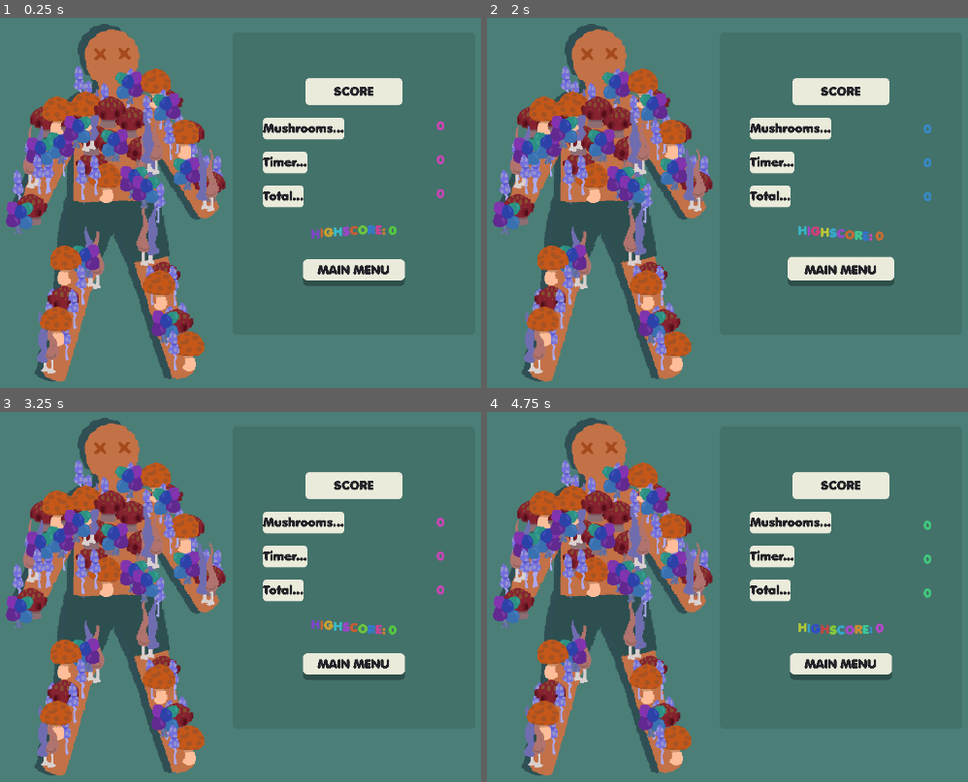
Above: before the commit, frames 1-4 (two rows, left to right).
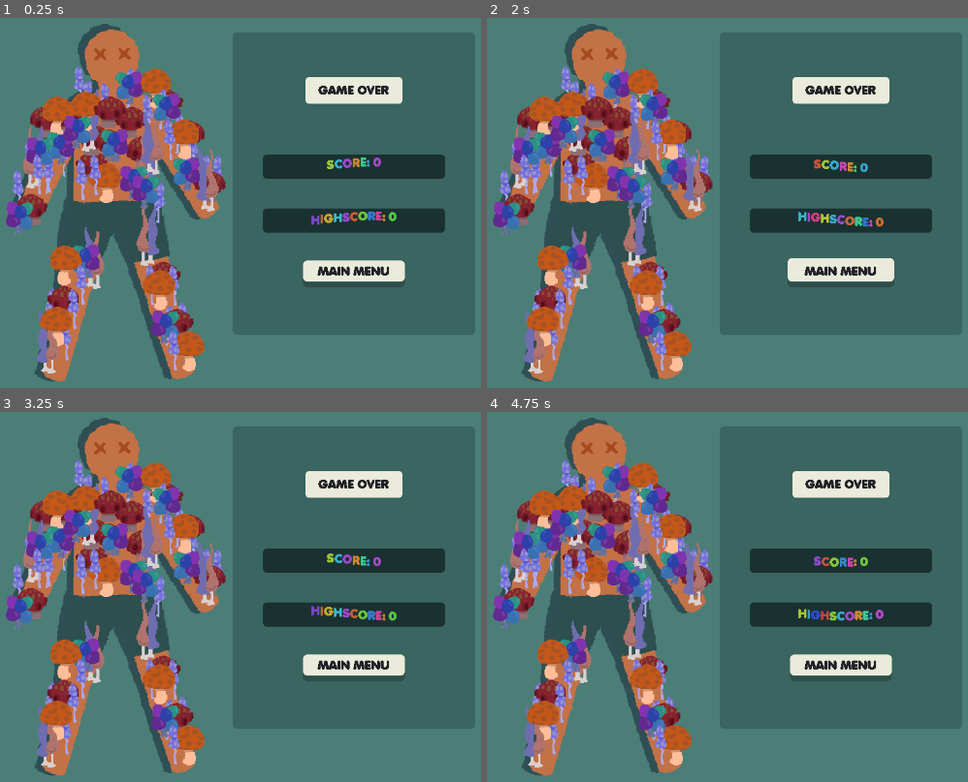
Above: after the commit, the same moments.

Repository: IsaacCerejo/wild-jam-87
Game: Godot game, scene res://scenes/lose_screen/lose_screen.tscn
Two runs of this game, one before a commit and one after it. Both use one fixed random seed, a clock stepped at 60 frames per second and the inputs below. This scene is started directly instead of the project's main scene. The engine's default icon, where the game draws it, is replaced by a stand-in: a white triangle on a blue panel in a dark square. Sound files missing from this copy of the repository are replaced by a short silence.
Inputs (mouse positions are in pixels of both pictures, inside the frame that each line leads up to):
- Up to frame 1 (0.25 s): no input
- Up to frame 2 (2 s): move the mouse to (outside the picture) at 0.52 s; click (outside the picture) at 0.67 s; click "MAIN MENU" at 1.25 s
- Up to frame 3 (3.25 s): drag from (197, 600) to (317, 663) at 2.02 s; move the mouse to (432, 482) at 2.77 s; click (432, 482) at 2.92 s
- Up to frame 4 (4.75 s): drag from (804, 663) to (607, 511) at 3.52 s; move the mouse to (outside the picture) at 4.27 s; click (outside the picture) at 4.42 s

The runs differ from the first frame. In frame 1, 7.5% of the frame differs, in the area x 54-93%, y 15-73%; in frame 2, 7.6%; in frame 3, 7.6%; in frame 4, 7.7%.
Error in both runs: Invalid call. Nonexistent function 'change_scene' in base 'Nil'. (res://scripts/lose_screen/lose_screen.gd:26)

Commit message:
refactor: lose screen

Diff:
--- a/scenes/lose_screen/lose_screen.tscn
+++ b/scenes/lose_screen/lose_screen.tscn
@@ -1,8 +1,48 @@
-[gd_scene load_steps=4 format=3 uid="uid://dfox7aapmjh2k"]
+[gd_scene load_steps=9 format=3 uid="uid://dfox7aapmjh2k"]
 
 [ext_resource type="Theme" uid="uid://2ek7eagjo7f0" path="res://resources/themes/general_theme.tres" id="1_uglf1"]
 [ext_resource type="Script" uid="uid://dd7my64yx8kmn" path="res://scripts/lose_screen/lose_screen.gd" id="2_1n1m7"]
 [ext_resource type="Texture2D" uid="uid://cfbevapdom3w2" path="res://assets/patient/lost_pose.png" id="3_m5wjf"]
+
+[sub_resource type="StyleBoxFlat" id="StyleBoxFlat_mnm0h"]
+bg_color = Color(0.23056081, 0.39943027, 0.37795302, 1)
+corner_radius_top_left = 8
+corner_radius_top_right = 8
+corner_radius_bottom_right = 8
+corner_radius_bottom_left = 8
+anti_aliasing = false
+
+[sub_resource type="StyleBoxFlat" id="StyleBoxFlat_m5wjf"]
+bg_color = Color(0.101960786, 0.19607843, 0.19607843, 1)
+corner_radius_top_left = 6
+corner_radius_top_right = 6
+corner_radius_bottom_right = 6
+corner_radius_bottom_left = 6
+anti_aliasing = false
+
+[sub_resource type="StyleBoxFlat" id="StyleBoxFlat_wja71"]
+bg_color = Color(0.10349757, 0.19518524, 0.19520265, 1)
+corner_radius_top_left = 6
+corner_radius_top_right = 6
+corner_radius_bottom_right = 6
+corner_radius_bottom_left = 6
+anti_aliasing = false
+
+[sub_resource type="StyleBoxFlat" id="StyleBoxFlat_bjtfx"]
+bg_color = Color(0.101960786, 0.19607843, 0.19607843, 1)
+corner_radius_top_left = 6
+corner_radius_top_right = 6
+corner_radius_bottom_right = 6
+corner_radius_bottom_left = 6
+anti_aliasing = false
+
+[sub_resource type="StyleBoxFlat" id="StyleBoxFlat_6uhls"]
+bg_color = Color(0.101960786, 0.19607843, 0.19607843, 1)
+corner_radius_top_left = 6
+corner_radius_top_right = 6
+corner_radius_bottom_right = 6
+corner_radius_bottom_left = 6
+anti_aliasing = false
 
 [node name="LoseScreen" type="Control"]
 layout_mode = 3
@@ -42,6 +82,7 @@
 grow_horizontal = 2
 grow_vertical = 2
 theme = ExtResource("1_uglf1")
+theme_override_styles/panel = SubResource("StyleBoxFlat_mnm0h")
 
 [node name="MarginContainer" type="MarginContainer" parent="PanelContainer"]
 layout_mode = 2
@@ -61,82 +102,109 @@
 layout_mode = 2
 size_flags_horizontal = 4
 theme = ExtResource("1_uglf1")
-text = "SCORE"
-horizontal_alignment = 1
-vertical_alignment = 1
+text = "GAME OVER"
+horizontal_alignment = 1
+vertical_alignment = 1
+
+[node name="Control4" type="Control" parent="PanelContainer/MarginContainer/VBoxContainer"]
+layout_mode = 2
 
 [node name="ScoreBreakdown" type="VBoxContainer" parent="PanelContainer/MarginContainer/VBoxContainer"]
 layout_mode = 2
 theme_override_constants/separation = 24
 
 [node name="MushroomScore" type="HBoxContainer" parent="PanelContainer/MarginContainer/VBoxContainer/ScoreBreakdown"]
+visible = false
 layout_mode = 2
 size_flags_vertical = 3
 
 [node name="Label" type="Label" parent="PanelContainer/MarginContainer/VBoxContainer/ScoreBreakdown/MushroomScore"]
-custom_minimum_size = Vector2(0, 32)
+custom_minimum_size = Vector2(213.255, 38)
 layout_mode = 2
 size_flags_horizontal = 2
-text = "Mushrooms..."
+theme_override_colors/font_color = Color(0.92156863, 0.9254902, 0.8627451, 1)
+theme_override_font_sizes/font_size = 18
+theme_override_styles/normal = SubResource("StyleBoxFlat_m5wjf")
+text = "MUSHROOM POINTS"
+horizontal_alignment = 1
 vertical_alignment = 1
 
 [node name="MushroomScore" type="RichTextLabel" parent="PanelContainer/MarginContainer/VBoxContainer/ScoreBreakdown/MushroomScore"]
 unique_name_in_owner = true
+custom_minimum_size = Vector2(64, 38.445)
+layout_mode = 2
+size_flags_horizontal = 3
+theme = ExtResource("1_uglf1")
+theme_override_styles/normal = SubResource("StyleBoxFlat_wja71")
+bbcode_enabled = true
+text = "[wave amp=50.0 freq=5.0 connected=1][rainbow freq=1.0 sat=0.8 val=0.8 speed=1.0]1000[/rainbow]"
+horizontal_alignment = 1
+vertical_alignment = 1
+
+[node name="TimerScore" type="HBoxContainer" parent="PanelContainer/MarginContainer/VBoxContainer/ScoreBreakdown"]
+visible = false
+layout_mode = 2
+size_flags_vertical = 3
+
+[node name="Label" type="Label" parent="PanelContainer/MarginContainer/VBoxContainer/ScoreBreakdown/TimerScore"]
+custom_minimum_size = Vector2(213.255, 38)
+layout_mode = 2
+size_flags_horizontal = 2
+theme_override_colors/font_color = Color(0.92156863, 0.9254902, 0.8627451, 1)
+theme_override_font_sizes/font_size = 18
+theme_override_styles/normal = SubResource("StyleBoxFlat_bjtfx")
+text = "TIME LEFT POINTS"
+horizontal_alignment = 1
+vertical_alignment = 1
+
+[node name="TimerScore" type="RichTextLabel" parent="PanelContainer/MarginContainer/VBoxContainer/ScoreBreakdown/TimerScore"]
+unique_name_in_owner = true
 custom_minimum_size = Vector2(64, 32)
 layout_mode = 2
 size_flags_horizontal = 3
 theme = ExtResource("1_uglf1")
+theme_override_styles/normal = SubResource("StyleBoxFlat_wja71")
 bbcode_enabled = true
 text = "[wave amp=50.0 freq=5.0 connected=1][rainbow freq=1.0 sat=0.8 val=0.8 speed=1.0]1000[/rainbow]"
 fit_content = true
-horizontal_alignment = 2
-vertical_alignment = 1
-
-[node name="TimerScore" type="HBoxContainer" parent="PanelContainer/MarginContainer/VBoxContainer/ScoreBreakdown"]
+horizontal_alignment = 1
+vertical_alignment = 1
+
+[node name="Control" type="Control" parent="PanelContainer/MarginContainer/VBoxContainer/ScoreBreakdown"]
+custom_minimum_size = Vector2(0, 10.315)
+layout_mode = 2
+
+[node name="TotalScore" type="HBoxContainer" parent="PanelContainer/MarginContainer/VBoxContainer/ScoreBreakdown"]
 layout_mode = 2
 size_flags_vertical = 3
 
-[node name="Label" type="Label" parent="PanelContainer/MarginContainer/VBoxContainer/ScoreBreakdown/TimerScore"]
-custom_minimum_size = Vector2(0, 32)
+[node name="Label" type="Label" parent="PanelContainer/MarginContainer/VBoxContainer/ScoreBreakdown/TotalScore"]
+visible = false
+custom_minimum_size = Vector2(213.255, 38)
 layout_mode = 2
 size_flags_horizontal = 2
-text = "Timer..."
-vertical_alignment = 1
-
-[node name="TimerScore" type="RichTextLabel" parent="PanelContainer/MarginContainer/VBoxContainer/ScoreBreakdown/TimerScore"]
-unique_name_in_owner = true
-custom_minimum_size = Vector2(64, 32)
+theme_override_colors/font_color = Color(0.92156863, 0.9254902, 0.8627451, 1)
+theme_override_font_sizes/font_size = 18
+theme_override_styles/normal = SubResource("StyleBoxFlat_6uhls")
+text = "TOTAL"
+horizontal_alignment = 1
+vertical_alignment = 1
+
+[node name="TotalScore" type="RichTextLabel" parent="PanelContainer/MarginContainer/VBoxContainer/ScoreBreakdown/TotalScore"]
+unique_name_in_owner = true
+custom_minimum_size = Vector2(64, 40)
 layout_mode = 2
 size_flags_horizontal = 3
 theme = ExtResource("1_uglf1")
-bbcode_enabled = true
-text = "[wave amp=50.0 freq=5.0 connected=1][rainbow freq=1.0 sat=0.8 val=0.8 speed=1.0]1000[/rainbow]"
+theme_override_styles/normal = SubResource("StyleBoxFlat_wja71")
+bbcode_enabled = true
+text = "[wave amp=50.0 freq=5.0 connected=1][rainbow freq=1.0 sat=0.8 val=0.8 speed=1.0]SCORE: 1000[/rainbow]"
 fit_content = true
-horizontal_alignment = 2
-vertical_alignment = 1
-
-[node name="TotalScore" type="HBoxContainer" parent="PanelContainer/MarginContainer/VBoxContainer/ScoreBreakdown"]
-layout_mode = 2
-size_flags_vertical = 3
-
-[node name="Label" type="Label" parent="PanelContainer/MarginContainer/VBoxContainer/ScoreBreakdown/TotalScore"]
-custom_minimum_size = Vector2(0, 32)
-layout_mode = 2
-size_flags_horizontal = 2
-text = "Total..."
-vertical_alignment = 1
-
-[node name="TotalScore" type="RichTextLabel" parent="PanelContainer/MarginContainer/VBoxContainer/ScoreBreakdown/TotalScore"]
-unique_name_in_owner = true
-custom_minimum_size = Vector2(64, 32)
-layout_mode = 2
-size_flags_horizontal = 3
-theme = ExtResource("1_uglf1")
-bbcode_enabled = true
-text = "[wave amp=50.0 freq=5.0 connected=1][rainbow freq=1.0 sat=0.8 val=0.8 speed=1.0]1000[/rainbow]"
-fit_content = true
-horizontal_alignment = 2
-vertical_alignment = 1
+horizontal_alignment = 1
+vertical_alignment = 1
+
+[node name="Control2" type="Control" parent="PanelContainer/MarginContainer/VBoxContainer/ScoreBreakdown"]
+layout_mode = 2
 
 [node name="HighScore" type="RichTextLabel" parent="PanelContainer/MarginContainer/VBoxContainer"]
 unique_name_in_owner = true
@@ -144,6 +212,7 @@
 layout_mode = 2
 size_flags_vertical = 4
 theme = ExtResource("1_uglf1")
+theme_override_styles/normal = SubResource("StyleBoxFlat_wja71")
 bbcode_enabled = true
 text = "[wave amp=50.0 freq=5.0 connected=1][rainbow freq=1.0 sat=0.8 val=0.8 speed=1.0]HIGHSCORE: 1000[/rainbow]"
 fit_content = true
@@ -151,6 +220,9 @@
 horizontal_alignment = 1
 vertical_alignment = 1
 
+[node name="Control3" type="Control" parent="PanelContainer/MarginContainer/VBoxContainer"]
+layout_mode = 2
+
 [node name="MainMenuButton" type="Button" parent="PanelContainer/MarginContainer/VBoxContainer"]
 custom_minimum_size = Vector2(160, 40)
 layout_mode = 2
--- a/scenes/main_game/hud.tscn
+++ b/scenes/main_game/hud.tscn
@@ -9,7 +9,7 @@
 [sub_resource type="StyleBoxTexture" id="StyleBoxTexture_mrrl1"]
 texture = ExtResource("3_mahcn")
 expand_margin_top = 64.0
-modulate_color = Color(0.11129999, 0.21, 0.15406999, 1)
+modulate_color = Color(0.09019608, 0.1764706, 0.1254902, 1)
 
 [sub_resource type="StyleBoxFlat" id="StyleBoxFlat_mahcn"]
 bg_color = Color(1.8247963, 1.8247963, 1.8247963, 1)
@@ -17,7 +17,7 @@
 border_width_top = 7
 border_width_right = 7
 border_width_bottom = 7
-border_color = Color(0.10980392, 0.21176471, 0.15294118, 1)
+border_color = Color(0.08845619, 0.17748138, 0.12613896, 1)
 corner_radius_top_left = 12
 corner_radius_top_right = 12
 corner_radius_bottom_right = 12
@@ -27,7 +27,7 @@
 [sub_resource type="StyleBoxTexture" id="StyleBoxTexture_4lh8y"]
 texture = ExtResource("5_mrrl1")
 expand_margin_top = 64.0
-modulate_color = Color(0.10980392, 0.21176471, 0.15294118, 1)
+modulate_color = Color(0.09019608, 0.1764706, 0.1254902, 1)
 
 [node name="HUD" type="MarginContainer"]
 anchors_preset = 15
--- a/scripts/lose_screen/lose_screen.gd
+++ b/scripts/lose_screen/lose_screen.gd
@@ -16,7 +16,7 @@
 	timer_score_label.text = "[wave amp=50.0 freq=5.0 connected=1][rainbow freq=1.0 sat=0.8 val=0.8 speed=1.0]%d[/rainbow]" % Global.time_score
 
 	total_score_label.clear()
-	total_score_label.text = "[wave amp=50.0 freq=5.0 connected=1][rainbow freq=1.0 sat=0.8 val=0.8 speed=1.0]%d[/rainbow]" % Global.compute_total_score()
+	total_score_label.text = "[wave amp=50.0 freq=5.0 connected=1][rainbow freq=1.0 sat=0.8 val=0.8 speed=1.0]%s[/rainbow]" % str("SCORE: " + str(Global.compute_total_score()))
 
 	high_score_label.clear()
 	high_score_label.text = "[wave amp=50.0 freq=5.0 connected=1][rainbow freq=1.0 sat=0.8 val=0.8 speed=1.0]HIGHSCORE: %d[/rainbow]" % Global.high_score
